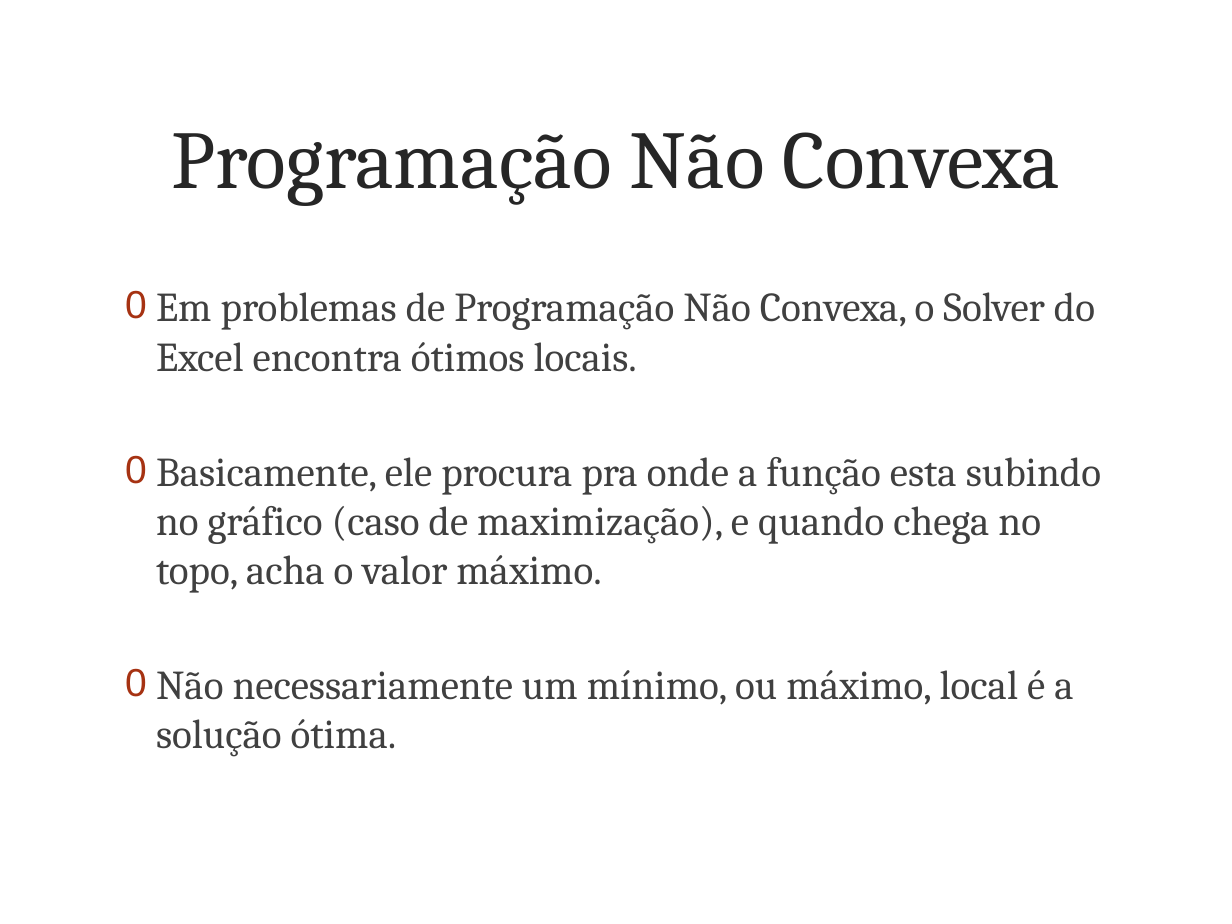
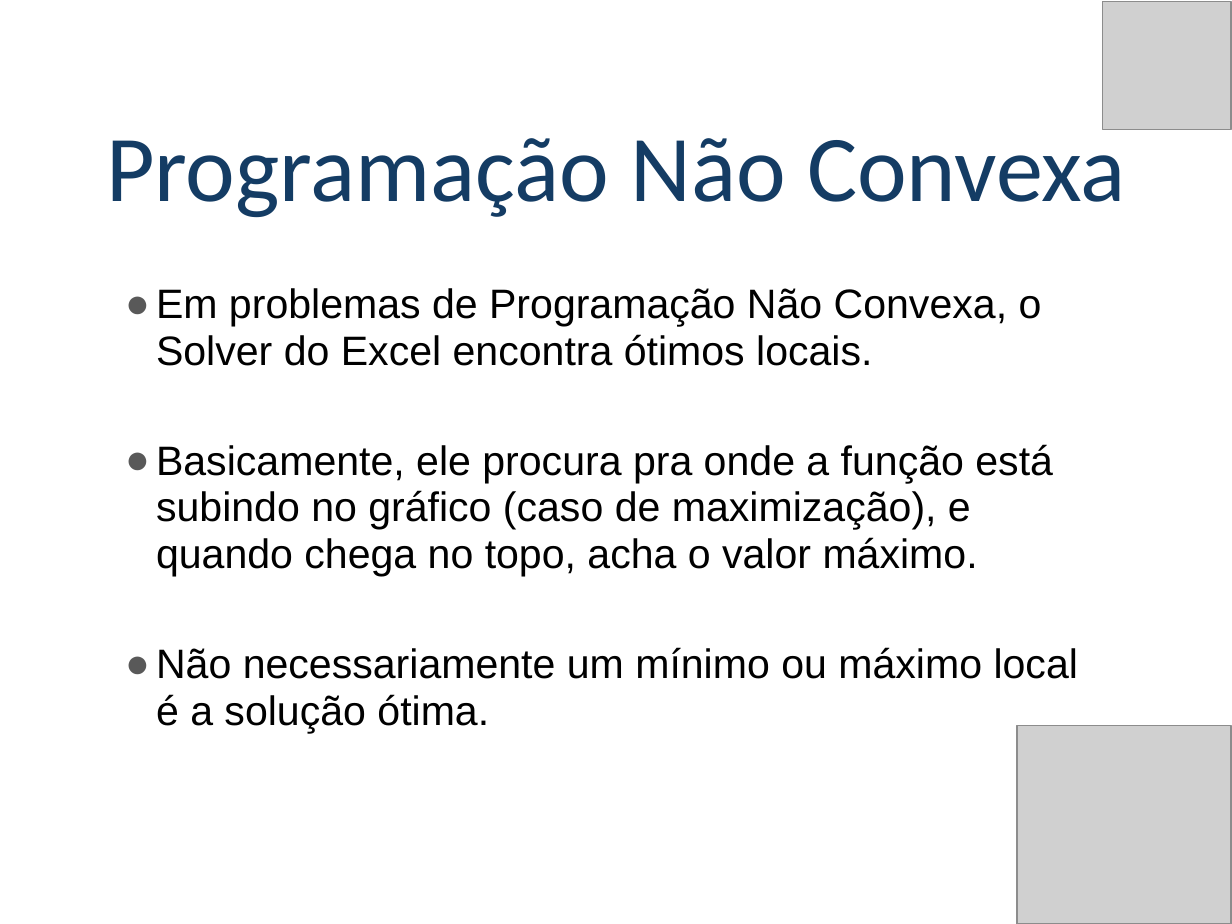
Before and after one commit to poparatodos/Pesquisa-Operacional-Para-Todos, a slide deck: slide 29 of assets/slides/po2/Programação Não Linear.pptx. Drawn at 1232x924 pixels with LibreOffice and Linux fonts; fonts in the diff are those of the drawing; grey boxes stand for pictures; background and template pictures are left out. Boxes give left, top, right and bottom in pixels: in the first picture for what was removed or moved away, otherwise in the second. Text is boxed around its words. In the diff, an @@ line names an element or a change of style, - is before the commit and + after.

```diff
--- a/assets/slides/po2/Programação Não Linear.pptx
+++ b/assets/slides/po2/Programação Não Linear.pptx
@@ picture added at box(1103, 1, 1231, 129) @@
@@ title "Programação Não Convexa": place and size @@
-title "Programação Não Convexa" at box(172, 132, 1060, 206)
+title "Programação Não Convexa" at box(106, 123, 1125, 217)
@@ title "Programação Não Convexa" at box(106, 123, 1125, 217): size 48 to 55 pt, font Cambria to Calibri, text colour #262626 to #143C64; line spacing 1 to 0.9; vertical alignment middle to bottom @@
@@ text at box(156, 288, 1042, 366): font Cambria to Arial, text colour #404040 to #000000 in "Em problemas de Programação Não Convexa, o ..."; bullet 0 to ●; line spacing 1 to 0.95; less space between paragraphs; bullet colour #A63212 to #595959 @@
@@ text at box(156, 444, 1078, 733): text changed; font Cambria to Arial; text colour #404040 to #000000 @@
-0 Basicamente, ele procura pra onde a função esta subindo no gráfico (caso de maximização), e quando chega no topo, acha o valor máximo.
-0 Não necessariamente um mínimo, ou máximo, local é a solução ótima.
+● Basicamente, ele procura pra onde a função está subindo no gráfico (caso de maximização), e quando chega no topo, acha o valor máximo.
+● Não necessariamente um mínimo ou máximo local é a solução ótima.
@@ picture added at box(1016, 726, 1231, 924) @@
```
Also in this commit, not shown: 31 other slides changed, 11 other files.
